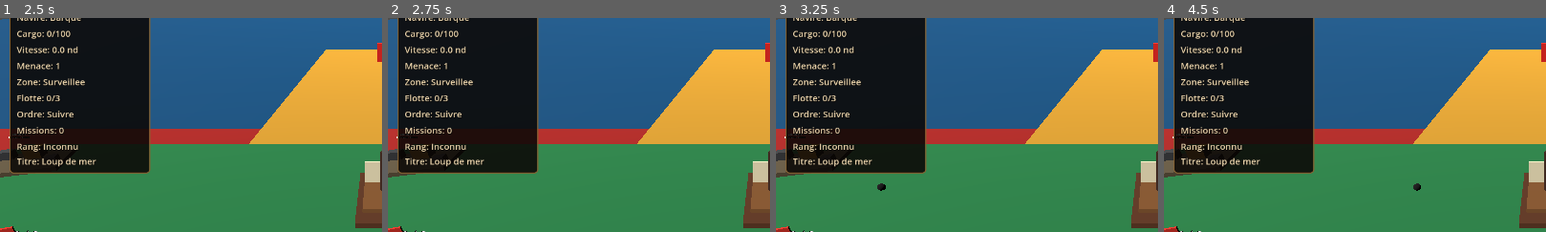
Above: before the commit, frames 1-4 (left to right).
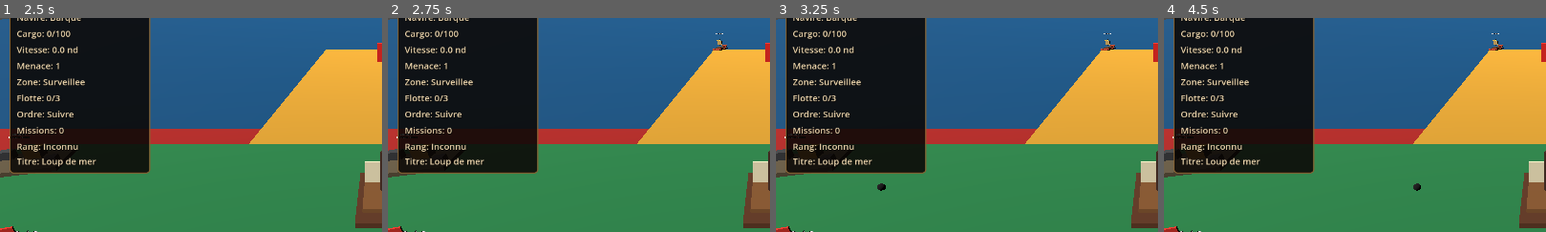
Above: after the commit, the same moments.

Repository: blou132/jeux-pirate
Game: Godot game, scene res://scenes/world/World.tscn
Same seed, same stepped clock (60 frames per second), same inputs: the game is played once before the commit and once after it.
Inputs (mouse positions are % of the whole screen's width and height, from its top left):
- Up to frame 1 (2.5 s): tap Enter at 0.5 s; move the mouse to (72, 45) at 0.52 s; hold D 0.53-1.25 s; tap R at 0.6 s; click (72, 45) at 0.67 s; drag from (30, 55) to (45, 70) at 1.27 s; move the mouse to (60, 28) at 2.02 s; hold D from 2.03 s (still down); hold Q from 2.03 s (still down)
- Up to frame 2 (2.75 s): keep holding D; keep holding Q
- Up to frame 3 (3.25 s): release D at 2.75 s; release Q at 2.75 s; drag from (45, 70) to (20, 35) at 2.77 s
- Up to frame 4 (4.5 s): move the mouse to (80, 65) at 3.52 s; hold A 3.53-4.25 s; tap C at 3.6 s; tap Space at 4.25 s; drag from (20, 35) to (35, 25) at 4.27 s
The pictures show only the part of the screen within x 0-50%, y 17-67%; the shares and areas given below are measured in that part.

Frame 1 is identical in both runs. In frame 2, 0.1% of the frame differs, in the area x 85-89%, y 7-16%; in frame 3, 0.1%; in frame 4, 0.1%.

Commit message:
fix: restore pirate enemy spawns

Diff:
--- a/scripts/world/SpawnManager.gd
+++ b/scripts/world/SpawnManager.gd
@@ -4,16 +4,19 @@
 @export var max_enemies: int = 5
 @export var initial_spawn_count: int = 3
 @export var respawn_delay: float = 5.0
+@export var spawn_check_interval: float = 2.5
 @export var min_player_spawn_distance: float = 22.0
 @export var port_avoidance_distance: float = 45.0
 
 var _active_enemies: Array[Node] = []
 var _spawn_points: Array[Marker3D] = []
 var _spawn_retry_scheduled: bool = false
+var _spawn_check_timer: Timer
 
 
 func _ready() -> void:
 	add_to_group("spawn_manager")
+	_start_spawn_check_timer()
 	call_deferred("_initialize_spawns")
 
 
@@ -24,6 +27,18 @@
 	for i in range(target_initial_spawn_count):
 		_spawn_enemy_if_possible()
 
+	_fill_spawn_slots()
+
+
+func _start_spawn_check_timer() -> void:
+	_spawn_check_timer = Timer.new()
+	_spawn_check_timer.name = "SpawnCheckTimer"
+	_spawn_check_timer.wait_time = maxf(0.5, spawn_check_interval)
+	_spawn_check_timer.one_shot = false
+	_spawn_check_timer.autostart = true
+	_spawn_check_timer.timeout.connect(_fill_spawn_slots)
+	add_child(_spawn_check_timer)
+
 
 func _refresh_spawn_points() -> void:
 	_spawn_points.clear()
@@ -36,7 +51,10 @@
 func _spawn_enemy_if_possible() -> bool:
 	_cleanup_inactive_enemies()
 
-	if enemy_scene == null or _active_enemies.size() >= _get_target_enemy_count():
+	var target_enemy_count: int = _get_target_enemy_count()
+	if enemy_scene == null:
+		return false
+	if _active_enemies.size() >= target_enemy_count:
 		return false
 
 	var spawn_point := _pick_spawn_point()
@@ -51,6 +69,10 @@
 
 	var spawn_zone_id: String = _get_spawn_point_zone(spawn_point)
 	var variant_config: Dictionary = _pick_enemy_variant(spawn_zone_id)
+	if variant_config.is_empty():
+		_schedule_spawn_retry()
+		return false
+
 	variant_config = _apply_zone_reward_multiplier(variant_config, spawn_zone_id)
 	if enemy.has_method("configure_variant"):
 		enemy.configure_variant(variant_config)
@@ -149,6 +171,8 @@
 	var variants := _get_enemy_variants()
 	var weighted_variants: Array[Dictionary] = []
 	var danger_level := _get_danger_level()
+	if variants.is_empty():
+		return {}
 
 	for config in variants:
 		var variant_id := String(config.get("id", ""))
